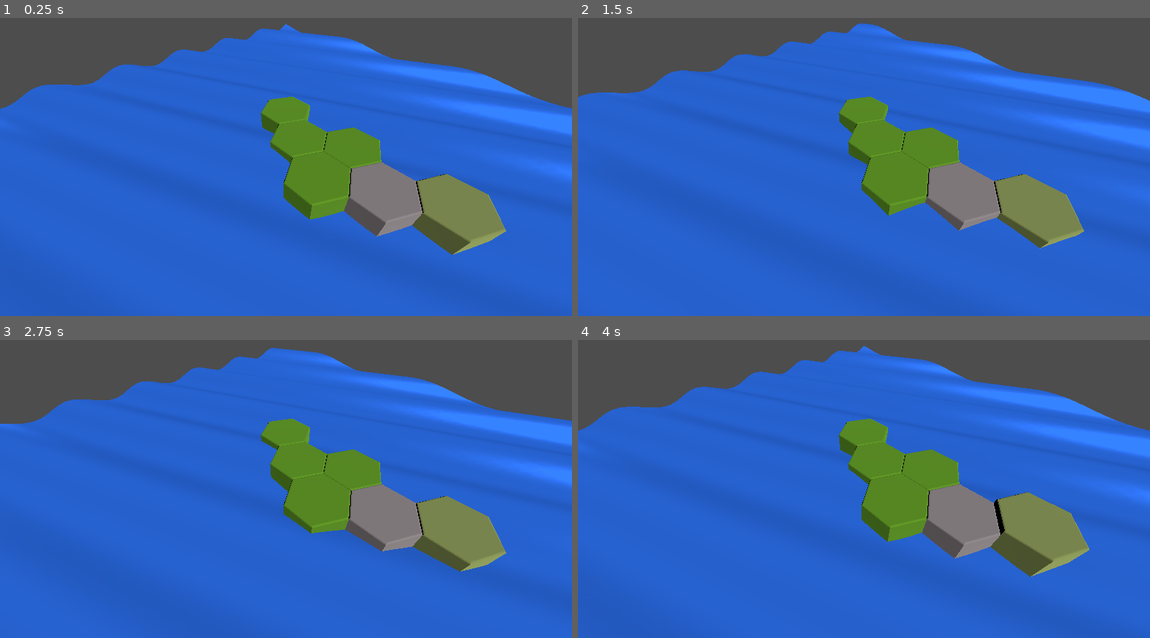
Above: before the commit, frames 1-4 (two rows, left to right).
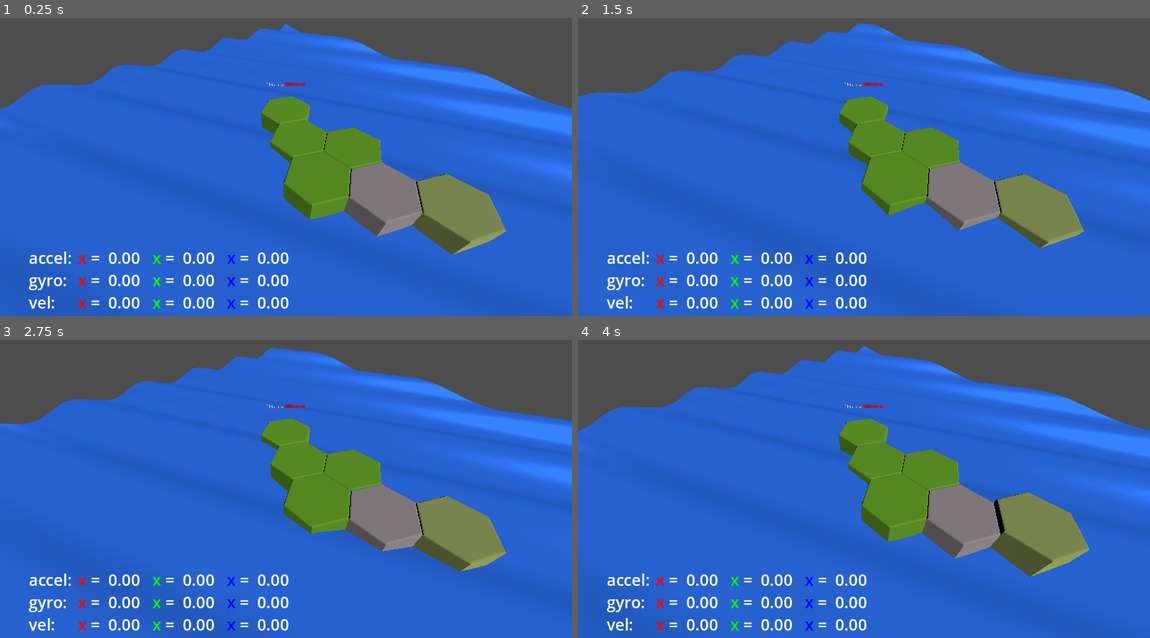
Above: after the commit, the same moments.

Repository: zetadin/HexWorld
Game: Godot game, scene res://scenes/hex_test.tscn
Same seed, same stepped clock (60 frames per second), same inputs: the game is played once before the commit and once after it.
Inputs (mouse positions are in pixels of both pictures, inside the frame that each line leads up to):
- Up to frame 1 (0.25 s): no input
- Up to frame 2 (1.5 s): move the mouse to (989, 140) at 0.52 s; click (989, 140) at 0.67 s; move the mouse to (749, 169) at 1.27 s; click (749, 169) at 1.42 s
- Up to frame 3 (2.75 s): move the mouse to (343, 405) at 2.02 s; click (343, 405) at 2.17 s
- Up to frame 4 (4 s): move the mouse to (835, 542) at 2.77 s; click (835, 542) at 2.92 s; move the mouse to (1035, 524) at 3.52 s; click (1035, 524) at 3.67 s

The runs differ from the first frame. In frame 1, 1.8% of the frame differs, in the area x 5-54%, y 21-98%; in frame 2, 1.8%; in frame 3, 1.8%; in frame 4, 1.8%.

Commit message:
gyro & accelerometer control

Diff:
--- a/project.godot
+++ b/project.godot
@@ -17,5 +17,5 @@
 
 [rendering]
 
-renderer/rendering_method="gl_compatibility"
-renderer/rendering_method.mobile="gl_compatibility"
+renderer/rendering_method="mobile"
+textures/vram_compression/import_etc2_astc=true
--- /dev/null
+++ b/scenes/billboard_script.gd
@@ -0,0 +1,22 @@
+extends Sprite3D
+
+
+# Called when the node enters the scene tree for the first time.
+func _ready() -> void:
+	var lbl = $SubViewport/BillboardText
+	lbl.text = ""
+	lbl.append_text("[center]")
+	lbl.push_color(Color("white"))
+	lbl.append_text("This is a ")
+	lbl.pop()
+	lbl.push_color(Color("red"))
+	lbl.push_bold()
+	lbl.append_text("Billboard")
+	lbl.pop_all()
+
+
+
+# Called every frame. 'delta' is the elapsed time since the previous frame.
+func _process(delta: float) -> void:
+	self.transform
+	pass
--- /dev/null
+++ b/scenes/camera_3d.gd
@@ -0,0 +1,40 @@
+extends Camera3D
+@export var velocity = Vector3()
+
+# Called when the node enters the scene tree for the first time.
+func _ready() -> void:
+	pass # Replace with function body.
+
+
+# Called every frame. 'delta' is the elapsed time since the previous frame.
+func _process(delta: float) -> void:
+	var accel = Input.get_accelerometer()
+	accel -= Input.get_gravity()
+	var gyro = Input.get_gyroscope()
+
+	var HUD_text_box = $"../HUD/DubugText"
+	var vp = get_viewport().size
+	HUD_text_box.size.x = vp.x
+	HUD_text_box.position.x = max(5, vp.x*0.05)
+	HUD_text_box.position.y = vp.y - 5 - HUD_text_box.size.y
+	HUD_text_box.text=""
+	HUD_text_box.push_font_size(32)
+	HUD_text_box.append_text("accel: \t[color=red]x[/color] = %5.2f \t[color=green]x[/color] = %5.2f \t[color=blue]x[/color] = %5.2f\n" % [accel.x, accel.y, accel.z])
+	HUD_text_box.append_text("gyro:  \t[color=red]x[/color] = %5.2f \t[color=green]x[/color] = %5.2f \t[color=blue]x[/color] = %5.2f\n" % [gyro.x, gyro.y, gyro.z])
+	HUD_text_box.append_text("vel:     \t[color=red]x[/color] = %5.2f \t[color=green]x[/color] = %5.2f \t[color=blue]x[/color] = %5.2f" % [self.velocity.x, self.velocity.y, self.velocity.z])
+	HUD_text_box.pop()
+
+
+
+	var old_basis = self.transform.basis
+	var rotate = Basis()
+	rotate = rotate.rotated(old_basis.x, gyro.x * delta)
+	rotate = rotate.rotated(old_basis.y, gyro.y * delta)
+	rotate = rotate.rotated(old_basis.z, gyro.z * delta)
+	self.transform.basis = rotate*old_basis
+
+	#self.velocity += old_basis.x * accel.x * delta *1
+	#self.velocity += old_basis.y * accel.y * delta *1
+	#self.velocity += old_basis.z * accel.z * delta *1
+	#
+	#self.position += self.velocity * delta
--- a/scenes/hex_script.gd
+++ /dev/null
@@ -1,56 +0,0 @@
-extends StaticBody3D
-
-
-# Called when the node enters the scene tree for the first time.
-func _ready() -> void:
-	#axis_lock_angular_x = true
-	#axis_lock_angular_y = true
-	#axis_lock_angular_z = true
-	#axis_lock_linear_x = true
-	#axis_lock_linear_y = false # only move up/down
-	#axis_lock_linear_z = true
-
-	## create area that handles mouse events
-	#var area = Area3D.new()
-	#var select_shape = CollisionShape3D.new()
-	#select_shape.shape = load("res://assets/collision_shapes/Hex_inner_cylinder.tres")
-	#area.add_child(select_shape)
-	#area.input_ray_pickable = true
-	##area.input_event.connect(_on_area_3d_input_event) # hook up event listener
-	#add_child(area)
-	##print_debug("added area")
-
-	self.input_event.connect(_on_input_event)
-
-	var collidable = CollisionShape3D.new()
-	collidable.shape = load("res://assets/collision_shapes/Hex_outer_cylinder.tres")
-	self.add_child(collidable)
-	#print_debug("added collidable")
-
-
-# Called every frame. 'delta' is the elapsed time since the previous frame.
-func _process(delta: float) -> void:
-	# update position with constant_linear_velocity
-	self.position += delta * self.constant_linear_velocity
-
-	# constrain vertical movement
-	if(self.position.y > 1):
-		self.position.y = 1
-		self.constant_linear_velocity.y = 0
-	elif(self.position.y < 0):
-		self.position.y = 0
-		self.constant_linear_velocity.y = 0
-
-
-
-func _on_input_event(camera: Node, event: InputEvent, event_position: Vector3, normal: Vector3, shape_idx: int) -> void:
-	if(event is InputEventMouseButton):
-		if(event.button_index == MOUSE_BUTTON_LEFT and event.pressed == true):
-			#print_debug("clicked")
-			if(constant_linear_velocity.y<=0 and self.position.y<1):
-				self.constant_linear_velocity.y = 0.5
-			else:
-				self.constant_linear_velocity.y = -0.5
-
-
-	pass # Replace with function body.
--- a/scenes/hex_test.tscn
+++ b/scenes/hex_test.tscn
@@ -1,14 +1,74 @@
-[gd_scene load_steps=14 format=3 uid="uid://b1nxgpmj7oqby"]
+[gd_scene load_steps=17 format=3 uid="uid://b1nxgpmj7oqby"]
 
 [ext_resource type="ArrayMesh" uid="uid://dpn1i7han3xqu" path="res://assets/Hex_beveled.obj" id="1_n1m7s"]
-[ext_resource type="Script" path="res://scenes/hex_script.gd" id="1_xvkuu"]
 [ext_resource type="Script" path="res://scenes/world_script.gd" id="1_ypgc8"]
 [ext_resource type="Material" uid="uid://pk6g08gcour" path="res://assets/materials/Hex_Grass_material.tres" id="2_ao1jy"]
+[ext_resource type="Script" path="res://scenes/camera_3d.gd" id="2_rwg8j"]
 [ext_resource type="Shader" path="res://shaders/sea.gdshader" id="2_yyrm4"]
 [ext_resource type="Shape3D" uid="uid://b4j77fhbs2s1x" path="res://assets/collision_shapes/Hex_outer_cylinder.tres" id="3_jhg6e"]
 [ext_resource type="Material" uid="uid://bwewfjgm21hmr" path="res://assets/materials/Hex_Hill_material.tres" id="3_o2w3g"]
 [ext_resource type="Material" uid="uid://bkmbd3wlxdd8g" path="res://assets/materials/Hex_Mountain_material.tres" id="4_blpdv"]
 [ext_resource type="Material" uid="uid://blrevnfqgfddy" path="res://assets/materials/Hex_Forest_material.tres" id="5_h3pne"]
+[ext_resource type="Script" path="res://scenes/billboard_script.gd" id="11_5njpe"]
+
+[sub_resource type="GDScript" id="GDScript_xtdjs"]
+script/source = "extends StaticBody3D
+
+
+# Called when the node enters the scene tree for the first time.
+func _ready() -> void:
+	axis_lock_angular_x = true
+	axis_lock_angular_y = true
+	axis_lock_angular_z = true
+	axis_lock_linear_x = true
+	axis_lock_linear_y = false # only move up/down
+	axis_lock_linear_z = true
+
+	## create area that handles mouse events
+	#var area = Area3D.new()
+	#var select_shape = CollisionShape3D.new()
+	#select_shape.shape = load(\"res://assets/collision_shapes/Hex_inner_cylinder.tres\")
+	#area.add_child(select_shape)
+	#area.input_ray_pickable = true
+	##area.input_event.connect(_on_area_3d_input_event) # hook up event listener
+	#add_child(area)
+	##print_debug(\"added area\")
+
+	self.input_event.connect(_on_input_event)
+
+	var collidable = CollisionShape3D.new()
+	collidable.shape = load(\"res://assets/collision_shapes/Hex_outer_cylinder.tres\")
+	self.add_child(collidable)
+	#print_debug(\"added collidable\")
+
+
+# Called every frame. 'delta' is the elapsed time since the previous frame.
+func _process(delta: float) -> void:
+	# update position with constant_linear_velocity
+	self.position += delta * self.constant_linear_velocity
+
+	# constrain vertical movement
+	if(self.position.y > 1):
+		self.position.y = 1
+		self.constant_linear_velocity.y = 0
+	elif(self.position.y < 0):
+		self.position.y = 0
+		self.constant_linear_velocity.y = 0
+
+
+
+func _on_input_event(camera: Node, event: InputEvent, event_position: Vector3, normal: Vector3, shape_idx: int) -> void:
+	if(event is InputEventMouseButton):
+		if(event.button_index == MOUSE_BUTTON_LEFT and event.pressed == true):
+			#print_debug(\"clicked\")
+			if(constant_linear_velocity.y<=0 and self.position.y<1):
+				self.constant_linear_velocity.y = 0.5
+			else:
+				self.constant_linear_velocity.y = -0.5
+
+
+	pass # Replace with function body.
+"
 
 [sub_resource type="FastNoiseLite" id="FastNoiseLite_3dks6"]
 seed = 3
@@ -35,15 +95,19 @@
 subdivide_width = 64
 subdivide_depth = 64
 
+[sub_resource type="ViewportTexture" id="ViewportTexture_kao2w"]
+viewport_path = NodePath("Billboard/SubViewport")
+
 [node name="Root" type="Node"]
 script = ExtResource("1_ypgc8")
 
 [node name="Camera3D" type="Camera3D" parent="."]
 transform = Transform3D(0.707107, -0.5, 0.5, 0, 0.707107, 0.707107, -0.707107, -0.5, 0.5, 5, 5, 5)
 current = true
+script = ExtResource("2_rwg8j")
 
 [node name="Hex_Example_row_0_0" type="StaticBody3D" parent="."]
-script = ExtResource("1_xvkuu")
+script = SubResource("GDScript_xtdjs")
 
 [node name="CollisionShape3D" type="CollisionShape3D" parent="Hex_Example_row_0_0"]
 shape = ExtResource("3_jhg6e")
@@ -54,7 +118,7 @@
 
 [node name="Hex_Example_row_0_1" type="StaticBody3D" parent="."]
 transform = Transform3D(1, 0, 0, 0, 1, 0, 0, 0, 1, 3, 0, 0)
-script = ExtResource("1_xvkuu")
+script = SubResource("GDScript_xtdjs")
 
 [node name="CollisionShape3D" type="CollisionShape3D" parent="Hex_Example_row_0_1"]
 shape = ExtResource("3_jhg6e")
@@ -65,7 +129,7 @@
 
 [node name="Hex_Example_row_0_2" type="StaticBody3D" parent="."]
 transform = Transform3D(1, 0, 0, 0, 1, 0, 0, 0, 1, 6, 0, 0)
-script = ExtResource("1_xvkuu")
+script = SubResource("GDScript_xtdjs")
 
 [node name="CollisionShape3D" type="CollisionShape3D" parent="Hex_Example_row_0_2"]
 shape = ExtResource("3_jhg6e")
@@ -76,7 +140,7 @@
 
 [node name="Hex_Example_row_1_0" type="StaticBody3D" parent="."]
 transform = Transform3D(1, 0, 0, 0, 1, 0, 0, 0, 1, 1.5, 0, 0.866)
-script = ExtResource("1_xvkuu")
+script = SubResource("GDScript_xtdjs")
 
 [node name="CollisionShape3D" type="CollisionShape3D" parent="Hex_Example_row_1_0"]
 shape = ExtResource("3_jhg6e")
@@ -87,7 +151,7 @@
 
 [node name="Hex_Example_row_1_1" type="StaticBody3D" parent="."]
 transform = Transform3D(1, 0, 0, 0, 1, 0, 0, 0, 1, 4.5, 0, 0.866)
-script = ExtResource("1_xvkuu")
+script = SubResource("GDScript_xtdjs")
 
 [node name="CollisionShape3D" type="CollisionShape3D" parent="Hex_Example_row_1_1"]
 shape = ExtResource("3_jhg6e")
@@ -98,7 +162,7 @@
 
 [node name="Hex_Example_row_2_0" type="StaticBody3D" parent="."]
 transform = Transform3D(1, 0, -1.49012e-08, 2.98023e-08, 1, 0, -7.45058e-09, 0, 1, 3, 0, 1.732)
-script = ExtResource("1_xvkuu")
+script = SubResource("GDScript_xtdjs")
 
 [node name="CollisionShape3D" type="CollisionShape3D" parent="Hex_Example_row_2_0"]
 shape = ExtResource("3_jhg6e")
@@ -114,3 +178,52 @@
 
 [node name="Sea" type="MeshInstance3D" parent="."]
 mesh = SubResource("PlaneMesh_q2jf0")
+
+[node name="Billboard" type="Sprite3D" parent="."]
+transform = Transform3D(1, 0, 0, 0, 1, 0, 0, 0, 1, 0, 1.3, 0)
+billboard = 2
+texture = SubResource("ViewportTexture_kao2w")
+script = ExtResource("11_5njpe")
+
+[node name="SubViewport" type="SubViewport" parent="Billboard"]
+transparent_bg = true
+size = Vector2i(256, 64)
+
+[node name="BillboardText" type="RichTextLabel" parent="Billboard/SubViewport"]
+clip_contents = false
+anchors_preset = 8
+anchor_left = 0.5
+anchor_top = 0.5
+anchor_right = 0.5
+anchor_bottom = 0.5
+offset_left = -128.0
+offset_top = -32.0
+offset_right = 128.0
+offset_bottom = 32.0
+grow_horizontal = 2
+grow_vertical = 2
+size_flags_horizontal = 4
+size_flags_vertical = 4
+bbcode_enabled = true
+text = "empty"
+fit_content = true
+scroll_active = false
+shortcut_keys_enabled = false
+
+[node name="HUD" type="CanvasLayer" parent="."]
+
+[node name="DubugText" type="RichTextLabel" parent="HUD"]
+anchors_preset = 7
+anchor_left = 0.5
+anchor_top = 1.0
+anchor_right = 0.5
+anchor_bottom = 1.0
+offset_left = -20.0
+offset_top = -40.0
+offset_right = 20.0
+grow_horizontal = 2
+grow_vertical = 0
+bbcode_enabled = true
+text = "blabfidabngqowem"
+fit_content = true
+scroll_active = false
Not shown, changed: export_presets.cfg
Not shown, changed: .gitignore
